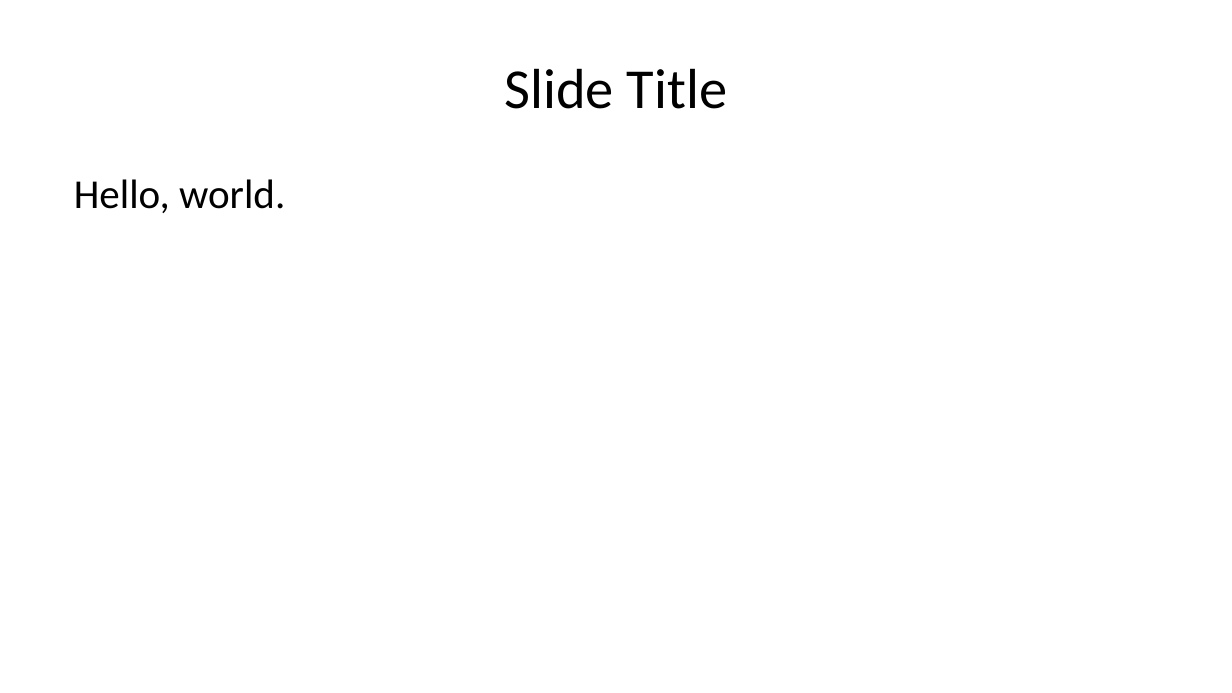
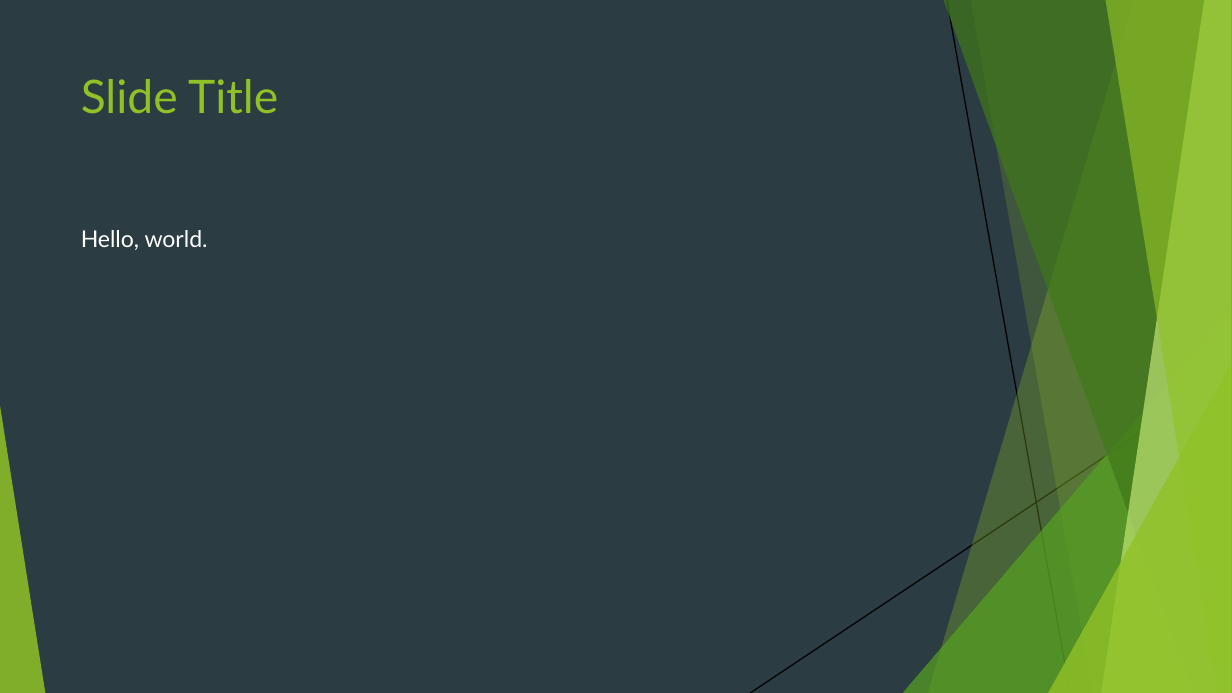
Before and after one commit to sun123zxy/sunquartex, a slide deck: slide 2 of _assets/suntemp-pre.pptx. Drawn at 1232x693 pixels with LibreOffice and Linux fonts; fonts in the diff are those of the drawing. Boxes give left, top, right and bottom in pixels: in the first picture for what was removed or moved away, otherwise in the second. Text is boxed around its words. In the diff, an @@ line names an element or a change of style, - is before the commit and + after.

```diff
--- a/_assets/suntemp-pre.pptx
+++ b/_assets/suntemp-pre.pptx
@@ background #FFFFFF to #2C3C43 @@
@@ title "Slide Title" moved from (x1=505, y1=68, x2=727, y2=109) to (x1=81, y1=79, x2=278, y2=114) @@
@@ title "Slide Title" at (x1=81, y1=79, x2=278, y2=114): size 33 to 27 pt, font Calibri to Lato, text colour #000000 to #90C226; alignment centre to left; vertical alignment middle to top @@
@@ text "Hello, world." moved from (x1=74, y1=179, x2=285, y2=213) to (x1=81, y1=230, x2=208, y2=250) @@
@@ text "Hello, world." at (x1=81, y1=230, x2=208, y2=250): size 24 to 13.5 pt, font Calibri to Lato, text colour #000000 to #FFFFFF; more space between paragraphs @@
@@ group added at (x1=0, y1=0, x2=1232, y2=693): 5 freeform shapes, 3 triangles, 2 lines @@
```
Also in this commit, not shown: 3 other slides changed, 4 other files.
